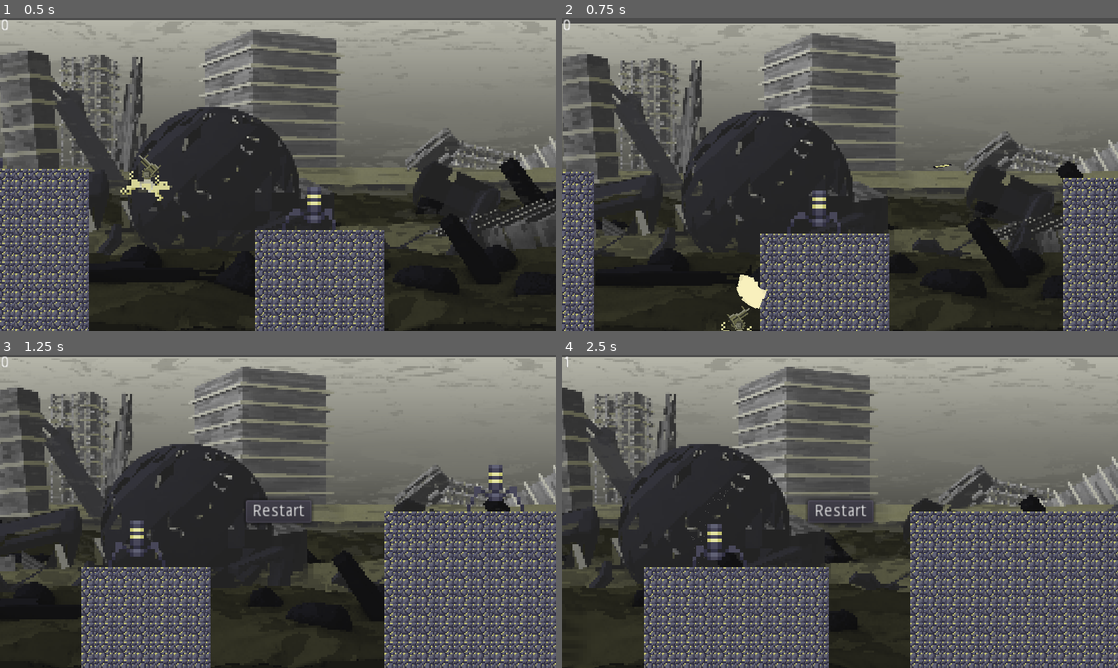
Above: before the commit, frames 1-4 (two rows, left to right).
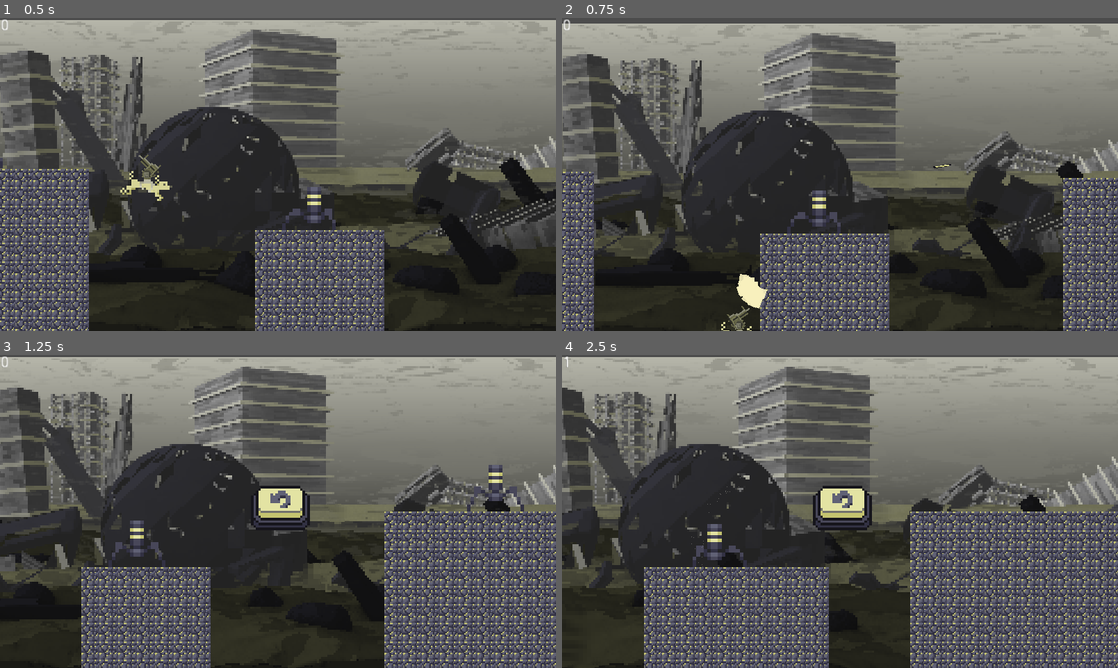
Above: after the commit, the same moments.

Repository: ginestopo/Endless-Runner
Game: Godot game, scene res://scenes/world/world.tscn
Two runs of this game, one before a commit and one after it. Both use one fixed random seed, a clock stepped at 60 frames per second and the inputs below. This scene is started directly instead of the project's main scene.
Inputs (mouse positions are in pixels of both pictures, inside the frame that each line leads up to; where the layout moved, square brackets give the same spot in the first picture):
- Up to frame 1 (0.5 s): no input
- Up to frame 2 (0.75 s): tap Enter (ui_accept) at 0.5 s; move the mouse to (962, 158) at 0.52 s; press the mouse at (962, 158) at 0.53 s; hold D (right) from 0.53 s (still down)
- Up to frame 3 (1.25 s): keep holding D (right); tap Enter (ui_accept) at 0.77 s
- Up to frame 4 (2.5 s): release D (right) at 1.25 s; release the mouse at (962, 495) at 1.25 s; click (851, 514) [840, 511] at 1.25 s; move the mouse to (728, 527) at 2.02 s; hold A (left) from 2.03 s (still down); click (728, 527) at 2.1 s; tap Enter (ui_accept) at 2.27 s

Frame 1 is identical in both runs. In frame 2, less than 0.1% of the frame differs, in the area x 31-71%, y 46-93%; in frame 3, 1.3%; in frame 4, 1.3%, in the area x 23-57%, y 39-68%.

Commit message:
Added restart button
Added restart button logic and textures

Diff:
--- a/scenes/gun/projectile/dog_gun_projectile.tscn
+++ b/scenes/gun/projectile/dog_gun_projectile.tscn
@@ -8,6 +8,7 @@
 extents = Vector2( 7.71458, 0.97707 )
 
 [node name="dogGunProjectile" type="KinematicBody2D"]
+scale = Vector2( 0.96, 0.96 )
 script = ExtResource( 2 )
 hitParticles = ExtResource( 3 )
 
--- a/scenes/world/world.gd
+++ b/scenes/world/world.gd
@@ -13,10 +13,6 @@
 # warning-ignore:integer_division
 	$UI/Score.text = str((OS.get_ticks_msec() - _start_time) / 1_000)
 
-
-
-func _on_restart_pressed() -> void:
-	get_tree().reload_current_scene()
 
 
 func _on_death_barrier_body_entered(body: Node) -> void:
@@ -40,3 +36,8 @@
 	if body.name == "enemy_tarantula":
 			body.queue_free()
 	pass # Replace with function body.
+
+
+
+func _on_Restart_pressed():
+	get_tree().reload_current_scene()
--- a/scenes/world/world.tscn
+++ b/scenes/world/world.tscn
@@ -12,6 +12,8 @@
 [ext_resource path="res://scenes/world/Camera2D.gd" type="Script" id=10]
 [ext_resource path="res://scenes/enemy/immolatorSpawner.tscn" type="PackedScene" id=11]
 [ext_resource path="res://scenes/enemy/enemy_3.tscn" type="PackedScene" id=12]
+[ext_resource path="res://resources/pixel art/UI/replay_button1.png" type="Texture" id=13]
+[ext_resource path="res://resources/pixel art/UI/replay_button2.png" type="Texture" id=14]
 
 [sub_resource type="Gradient" id=1]
 
@@ -172,21 +174,6 @@
 
 [node name="UI" type="CanvasLayer" parent="."]
 
-[node name="Restart" type="Button" parent="UI"]
-visible = false
-anchor_left = 0.5
-anchor_top = 0.5
-anchor_right = 0.5
-anchor_bottom = 0.5
-margin_left = -28.5
-margin_top = -10.0
-margin_right = 28.5
-margin_bottom = 10.0
-text = "Restart"
-__meta__ = {
-"_edit_use_anchors_": false
-}
-
 [node name="Score" type="Label" parent="UI"]
 margin_right = 40.0
 margin_bottom = 14.0
@@ -195,6 +182,19 @@
 "_edit_use_anchors_": false
 }
 
+[node name="Restart" type="TextureButton" parent="UI"]
+visible = false
+margin_left = 208.0
+margin_top = 96.0
+margin_right = 248.0
+margin_bottom = 136.0
+rect_scale = Vector2( 2.12, 2.12 )
+texture_normal = ExtResource( 13 )
+texture_pressed = ExtResource( 14 )
+__meta__ = {
+"_edit_use_anchors_": false
+}
+
 [node name="PlatformTimer" type="Timer" parent="."]
 wait_time = 2.0
 autostart = true
@@ -210,5 +210,5 @@
 [connection signal="body_entered" from="DeathBarrier" to="." method="_on_death_barrier_body_entered"]
 [connection signal="body_entered" from="FreeEnemies" to="." method="_on_FreeEnemies_body_entered"]
 [connection signal="shot" from="Dog/Gun" to="Camera2D" method="_on_Gun_shot"]
-[connection signal="pressed" from="UI/Restart" to="." method="_on_restart_pressed"]
+[connection signal="pressed" from="UI/Restart" to="." method="_on_Restart_pressed"]
 [connection signal="timeout" from="PlatformTimer" to="." method="_on_platform_timer_timeout"]
Binary file added: resources/pixel art/UI/replay_button1.png
Not shown, added: resources/pixel art/UI/replay_button1.png.import
Binary file added: resources/pixel art/UI/replay_button2.png
Not shown, added: resources/pixel art/UI/replay_button2.png.import
Not shown: 1 places in scenes/world/world.tscn that only renumber resources
